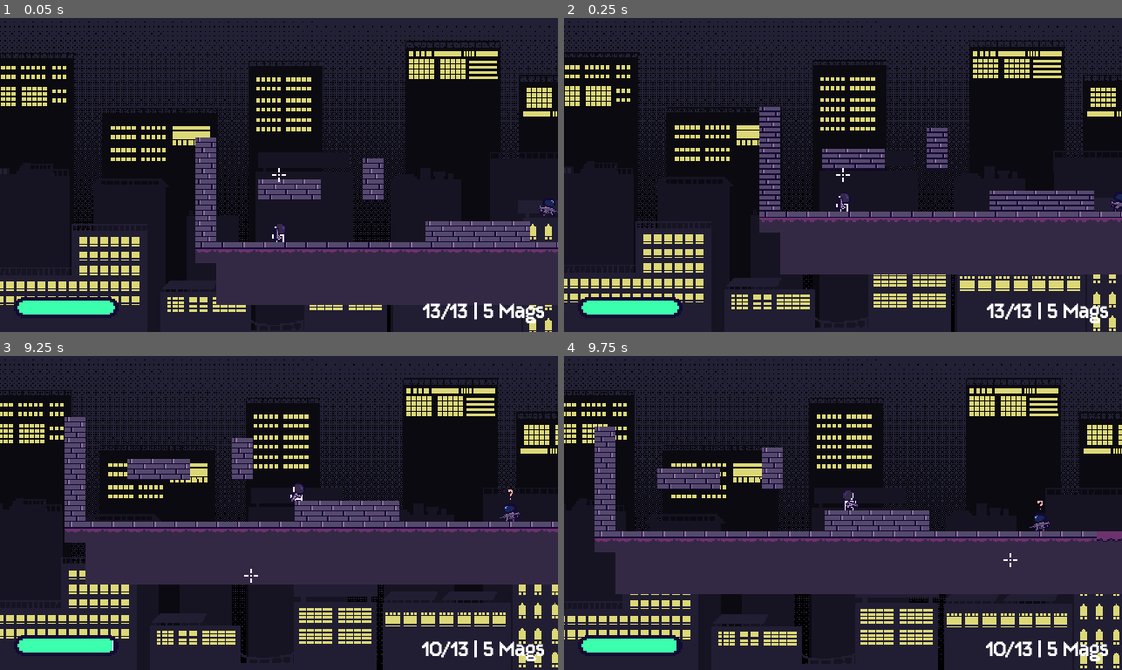
Above: before the commit, frames 1-4 (two rows, left to right).
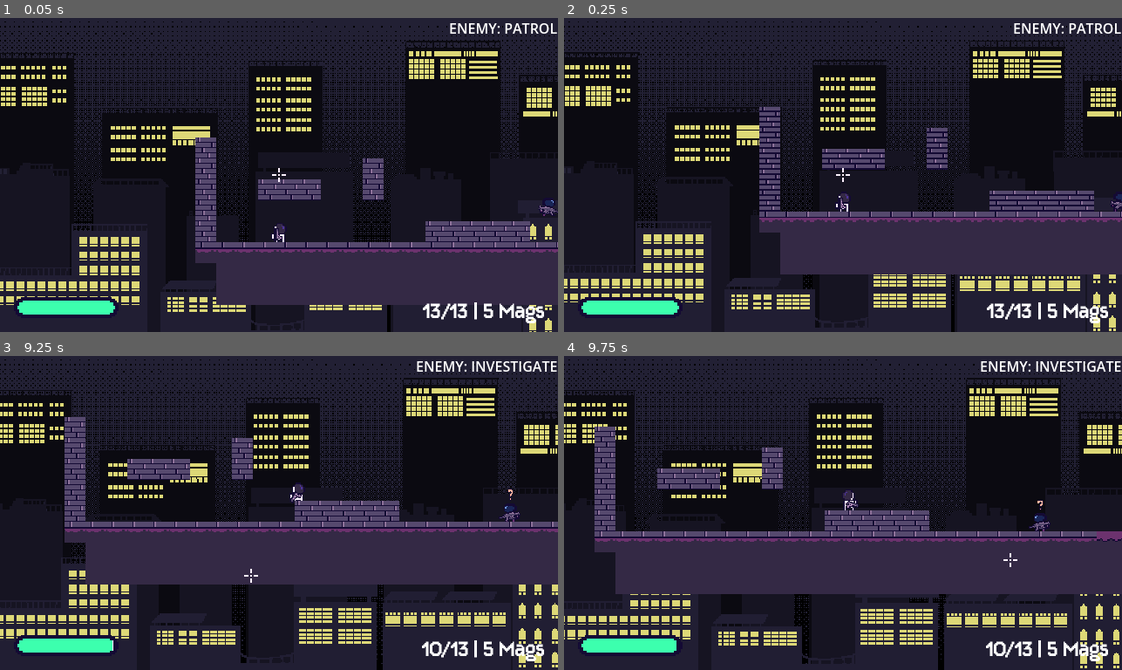
Above: after the commit, the same moments.

Repository: kyteidev/rogueshot
Game: Godot game, scene res://scenes/game_debug.tscn
The game is run twice, just before and just after one commit, with the same random seed, the same clock (stepped at 60 frames per second) and the same inputs.
Inputs (mouse positions are in pixels of both pictures, inside the frame that each line leads up to):
- Up to frame 1 (0.05 s): no input
- Up to frame 2 (0.25 s): no input
- Up to frame 3 (9.25 s): move the mouse to (401, 497) at 0.52 s; press the mouse at (401, 497) at 0.53 s; hold D (player_right) 0.53-2.03 s; tap W (player_jump) at 0.77, 1.52, 3.02, 3.77, 4.52, 6.02, 6.77, 7.52, 9.02 s; move the mouse to (167, 528) at 1.27 s; release the mouse at (167, 528) at 1.28 s; tap Shift (player_sprint) at 1.35, 8.85 s; move the mouse to (334, 443) at 2.02 s; hold A (player_left) 2.03-2.78 s; tap 1 (weapon_1) at 2.1, 5.85 s; move the mouse to (251, 575) at 2.77 s; hold D (player_right) 2.78-4.28 s; tap 2 (weapon_2) at 2.85, 6.6 s; move the mouse to (446, 560) at 3.52 s; tap Q (weapon_cycle) at 3.6, 7.35 s; move the mouse to (111, 465) at 4.27 s; hold A (player_left) 4.28-5.03 s; click (111, 465) at 4.35 s; move the mouse to (306, 513) at 5.02 s; hold D (player_right) 5.03-5.78 s; hold Shift (player_sprint) 5.03-5.78 s; move the mouse to (195, 434) at 5.77 s; hold A (player_left) 5.78-7.28 s; move the mouse to (401, 497) at 6.52 s; move the mouse to (167, 528) at 7.27 s; hold D (player_right) from 7.28 s (still down); move the mouse to (334, 443) at 8.02 s; press the mouse at (334, 443) at 8.03 s; move the mouse to (251, 575) at 8.77 s; release the mouse at (251, 575) at 8.78 s
- Up to frame 4 (9.75 s): move the mouse to (1010, 560) at 9.52 s; release D (player_right) at 9.53 s; hold A (player_left) from 9.53 s (still down); tap 1 (weapon_1) at 9.6 s

The runs differ from the first frame. In frame 1, 0.3% of the frame differs, in the area x 80-100%, y 1-5%; in frame 2, 0.3%; in frame 3, 0.4%, in the area x 74-100%, y 1-5%; in frame 4, 0.4%.

Commit message:
add debug text for enemy state

Diff:
--- a/scenes/game_debug.tscn
+++ b/scenes/game_debug.tscn
@@ -50,8 +50,9 @@
 [node name="CrosshairCanvas" parent="." unique_id=1451679454 groups=["crosshair"] instance=ExtResource("4_8285f")]
 visible = false
 
-[node name="HUD" parent="." unique_id=465990537 instance=ExtResource("4_1s6p4")]
+[node name="HUD" parent="." unique_id=465990537 node_paths=PackedStringArray("enemy") instance=ExtResource("4_1s6p4")]
 visible = false
+enemy = NodePath("../Enemy")
 
 [node name="PauseManu" parent="." unique_id=1248834952 node_paths=PackedStringArray("crosshair") instance=ExtResource("5_d1y6d")]
 visible = false
--- a/scenes/hud.tscn
+++ b/scenes/hud.tscn
@@ -60,3 +60,13 @@
 
 [node name="StaminaBarTimer" type="Timer" parent="StaminaBarOutline" unique_id=423335567]
 one_shot = true
+
+[node name="DebugEnemyStateLabel" type="Label" parent="." unique_id=707954335]
+anchors_preset = 1
+anchor_left = 1.0
+anchor_right = 1.0
+offset_left = -87.0
+offset_bottom = 23.0
+grow_horizontal = 0
+text = "hello world"
+horizontal_alignment = 2
--- a/scripts/hud.gd
+++ b/scripts/hud.gd
@@ -6,6 +6,8 @@
 const STAMINA_COLOR = Color("3cffae")
 const STAMINA_FLASH_COLOR = Color("32757c")
 const STAMINA_FLASH_DELAY = 0.5
+
+@export var enemy: CharacterBody2D
 
 var sm = StateManager
 
@@ -19,6 +21,8 @@
 @onready var stamina_bar = $StaminaBarOutline/StaminaBar
 @onready var stamina_loss_bar = $StaminaBarOutline/StaminaLossBar
 @onready var stamina_timer = $StaminaBarOutline/StaminaBarTimer
+
+@onready var debug_enemy_state_label = $DebugEnemyStateLabel
 
 
 func _ready() -> void:
@@ -56,6 +60,9 @@
 
 	stamina_loss_bar.value = displayed_stamina_loss
 
+	# DEBUG SECTION
+	debug_enemy_state_label.text = "ENEMY: %s" % enemy.State.keys()[enemy.state]
+
 
 func start_stamina_flash() -> void:
 	if stamina_tween:
